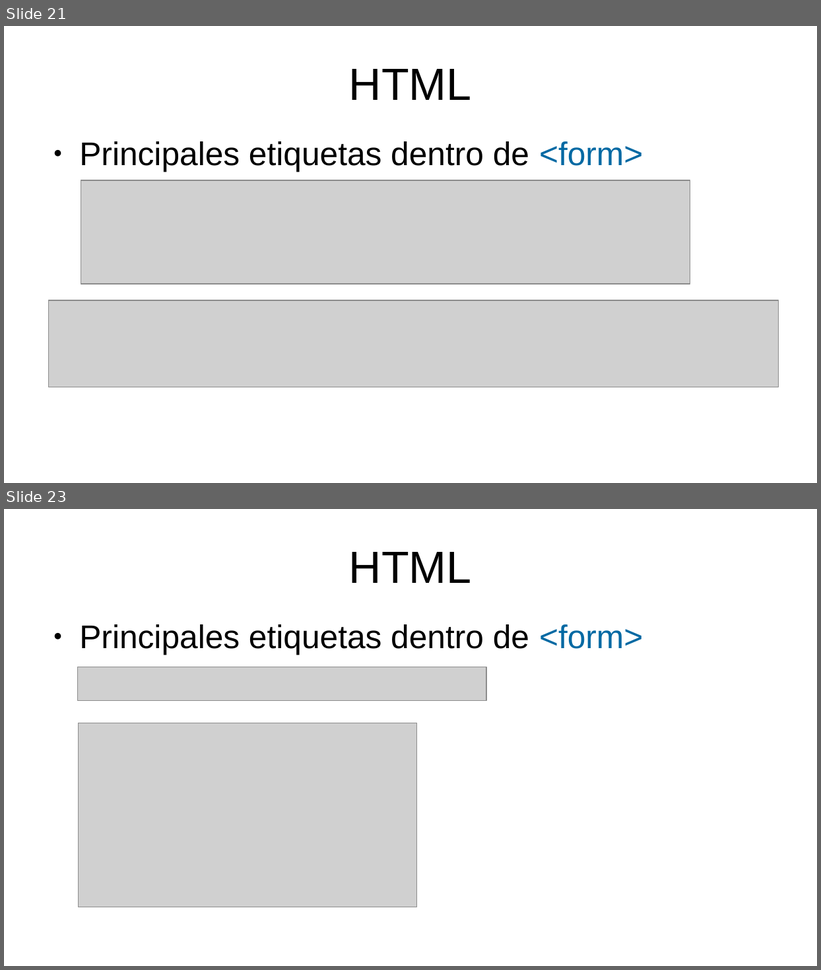
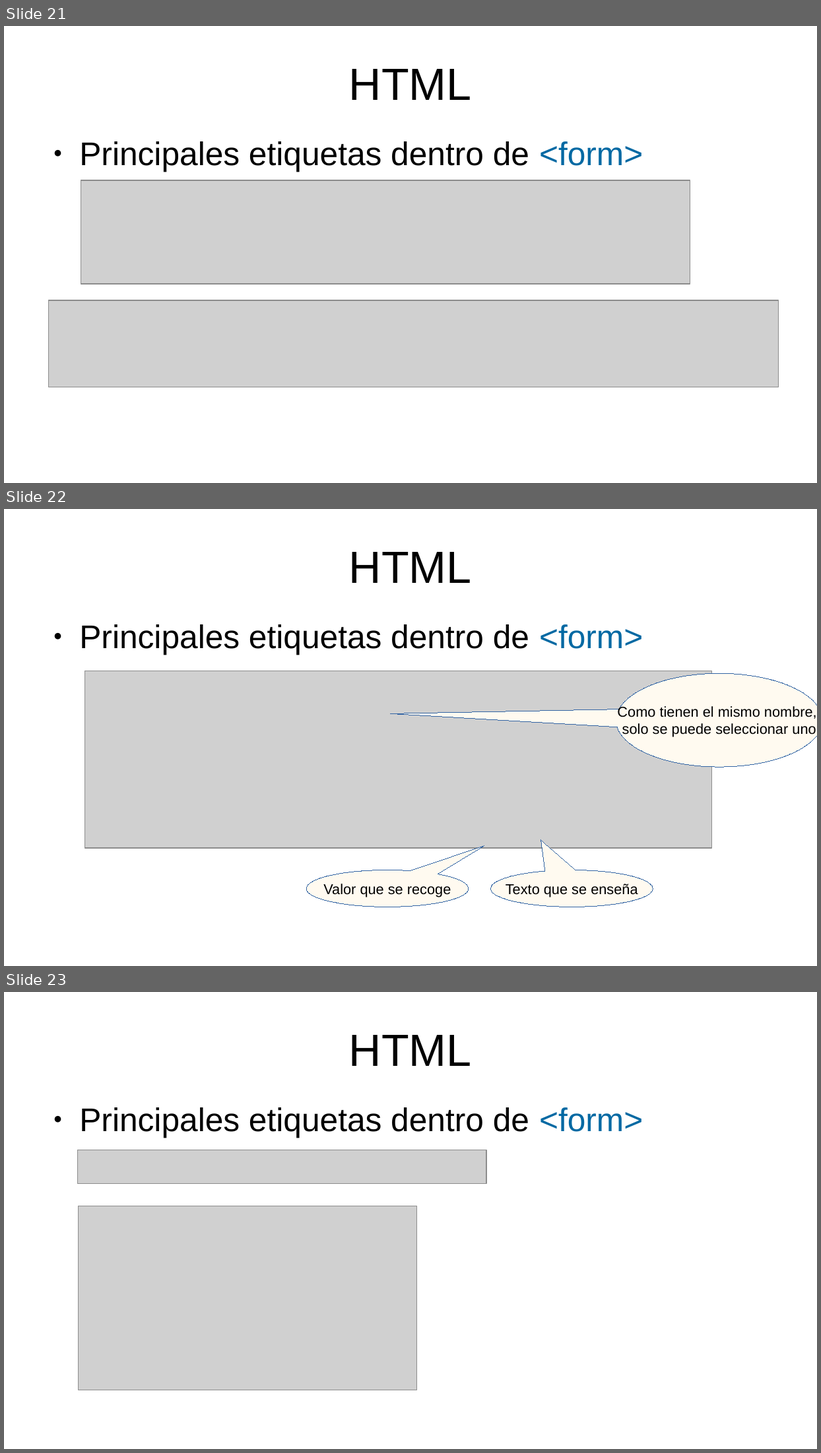
Before and after one commit to mikel-egana-aranguren/EHU-SGSSI-01, a slide deck: SistemasWeb/SistemasWeb.odp. Shown one above the other, each under a label of ours: slides 21 and 23 before the commit, slides 21, 22 and 23 after it; the slides between them are not shown. The pictures are 821x970 and 821x1453 pixels, drawn with LibreOffice and Linux fonts; fonts in the diff are those of the drawing; grey boxes stand for pictures; background and template pictures are left out. Boxes give left, top, right and bottom in pixels: in the first picture for what was removed or moved away, otherwise in the second. Text is boxed around its words. In the diff, an @@ line names an element or a change of style, - is before the commit and + after.

```diff
--- a/SistemasWeb/SistemasWeb.odp
+++ b/SistemasWeb/SistemasWeb.odp
@@ slide 22 added at (4, 509, 817, 966), background #FFFFFF @@
@@ title added at (349, 552, 472, 583), 44 pt, text #000000 @@
+HTML
@@ text added at (79, 625, 643, 655), 32 pt, text #000000 @@
+● Principales etiquetas dentro de <form>
@@ picture added at (85, 671, 712, 848) @@
@@ speech bubble added at (616, 673, 817, 767), fill #FFFAF0, outline #3465A4 0 pt, 14 pt, text #000000 @@
+Como tienen el mismo nombre,
+solo se puede seleccionar uno
@@ speech bubble added at (306, 871, 469, 908), fill #FFFAF0, outline #3465A4 0 pt, 14 pt, text #000000 @@
+Valor que se recoge
@@ speech bubble added at (491, 871, 653, 908), fill #FFFAF0, outline #3465A4 0 pt, 14 pt, text #000000 @@
+Texto que se enseña
```
Also in this commit, not shown: 1 slide changed, 1 slide removed, 4 other files.
